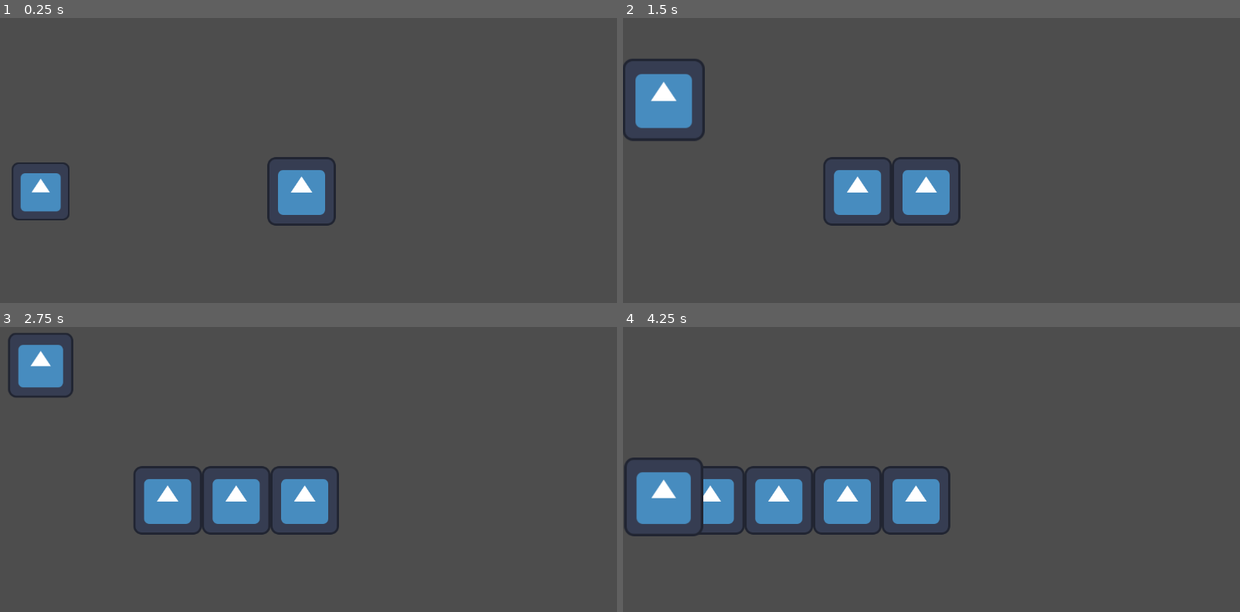
Above: before the commit, frames 1-4 (two rows, left to right).
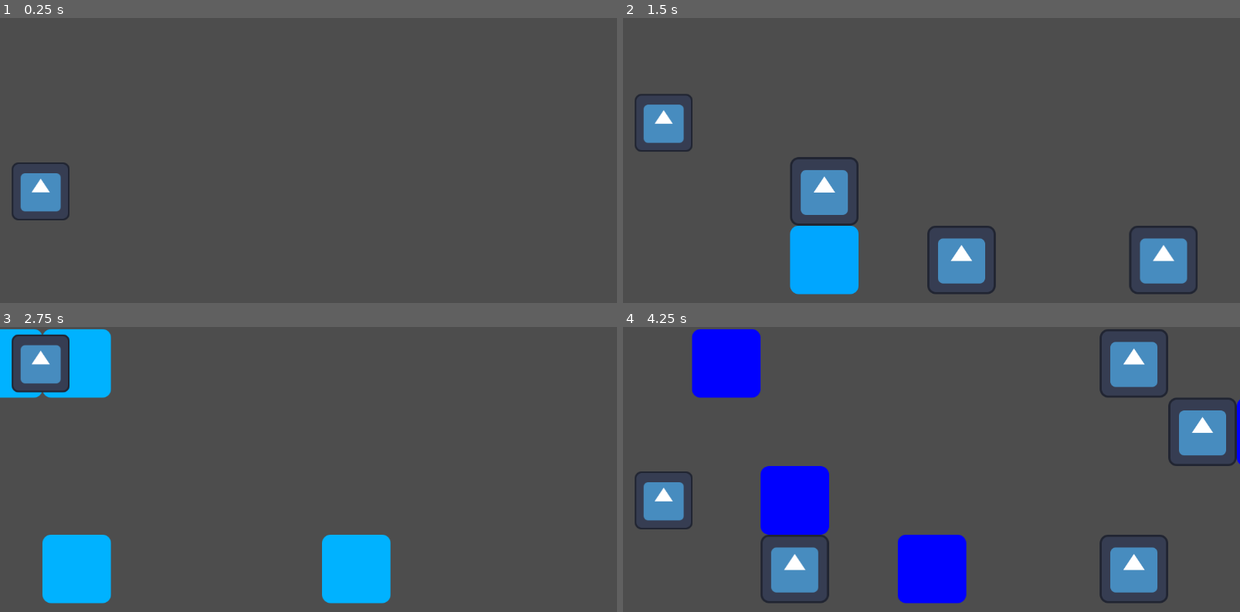
Above: after the commit, the same moments.

Repository: Shuisho10/Flee-3
Game: Godot game, scene res://res/scenes/core/ingame.tscn
Same seed, same stepped clock (60 frames per second), same inputs: the game is played once before the commit and once after it. Before the commit the project starts from res://res/scenes/ingame.tscn. The engine's default icon, where the game draws it, is replaced by a stand-in: a white triangle on a blue panel in a dark square.
Inputs:
- Up to frame 1 (0.25 s): no input
- Up to frame 2 (1.5 s): hold W (button_up) 0.53-1.28 s; hold Space (button_jump) 0.53-1.28 s; hold S (button_down) from 1.28 s (still down); tap Space (button_jump) at 1.35 s
- Up to frame 3 (2.75 s): tap Space (button_jump) at 1.52, 1.82 s; release S (button_down) at 2.03 s; hold W (button_up) from 2.03 s (still down); hold Space (button_jump) from 2.03 s (still down)
- Up to frame 4 (4.25 s): release Space (button_jump) at 2.78 s; tap Space (button_jump) at 2.85, 3.02, 3.32 s; release W (button_up) at 3.53 s; hold S (button_down) from 3.53 s (still down); hold Space (button_jump) from 3.53 s (still down)

The runs differ from the first frame. In frame 1, 1.5% of the frame differs, in the area x 43-55%, y 48-73%; in frame 2, 12%; in frame 3, 13%; in frame 4, 20%, in the area x 0-100%, y 0-98%.

Commit message:
Added random chunk

Diff:
--- a/project.godot
+++ b/project.godot
@@ -11,9 +11,13 @@
 [application]
 
 config/name="Flee-3"
-run/main_scene="res://res/scenes/ingame.tscn"
+run/main_scene="res://res/scenes/core/ingame.tscn"
 config/features=PackedStringArray("4.2", "GL Compatibility")
 config/icon="res://icon.svg"
+
+[editor]
+
+movie_writer/fps=120
 
 [input]
 
--- /dev/null
+++ b/res/scenes/core/generic_chunk.tscn
@@ -0,0 +1,9 @@
+[gd_scene load_steps=2 format=3 uid="uid://bs75638i8e0ie"]
+
+[ext_resource type="Script" path="res://src/obsctacles/random_chunk.gd" id="1_c14ci"]
+
+[node name="Random Chunk" type="Node2D"]
+script = ExtResource("1_c14ci")
+
+[node name="VisibilityNotifier" type="VisibleOnScreenNotifier2D" parent="."]
+unique_name_in_owner = true
--- /dev/null
+++ b/res/scenes/core/ingame.tscn
@@ -0,0 +1,18 @@
+[gd_scene load_steps=3 format=3 uid="uid://d2jk0phonhmf4"]
+
+[ext_resource type="PackedScene" uid="uid://d3w2kddmqhhql" path="res://res/scenes/core/player.tscn" id="1_700s5"]
+[ext_resource type="Script" path="res://src/core/Scroller.gd" id="2_m3l23"]
+
+[node name="Ingame" type="Node2D"]
+
+[node name="Player" parent="." node_paths=PackedStringArray("current_scene") instance=ExtResource("1_700s5")]
+z_index = 1
+position = Vector2(-500, 0)
+current_scene = NodePath("../Escena")
+jumping = false
+
+[node name="Main" type="Camera2D" parent="."]
+
+[node name="Escena" type="Node2D" parent="."]
+script = ExtResource("2_m3l23")
+speed = 1000.0
--- a/res/scenes/player.tscn
+++ b/res/scenes/core/player.tscn
@@ -17,6 +17,18 @@
 "update": 0,
 "values": [Vector2(0.85, 0.85), Vector2(1.285, 1.285), Vector2(0.85, 0.85)]
 }
+tracks/1/type = "value"
+tracks/1/imported = false
+tracks/1/enabled = true
+tracks/1/path = NodePath(".:jumping")
+tracks/1/interp = 1
+tracks/1/loop_wrap = true
+tracks/1/keys = {
+"times": PackedFloat32Array(0, 1),
+"transitions": PackedFloat32Array(1, 1),
+"update": 1,
+"values": [true, false]
+}
 
 [sub_resource type="AnimationLibrary" id="AnimationLibrary_v53hp"]
 _data = {
@@ -27,6 +39,7 @@
 scale = Vector2(0.85, 0.85)
 texture = ExtResource("1_4t0if")
 script = ExtResource("2_ammic")
+jumping = true
 
 [node name="AnimationPlayer" type="AnimationPlayer" parent="."]
 unique_name_in_owner = true
--- /dev/null
+++ b/res/scenes/core/pregen_chunk.tscn
@@ -0,0 +1,25 @@
+[gd_scene load_steps=3 format=3 uid="uid://ddenmgo1353cl"]
+
+[ext_resource type="Script" path="res://src/obsctacles/pregen_chunk.gd" id="1_f7xeh"]
+[ext_resource type="PackedScene" uid="uid://br1t8t37qtphs" path="res://res/scenes/obstacles/normal_obstacle.tscn" id="2_qxgcr"]
+
+[node name="Chunk" type="Node2D"]
+script = ExtResource("1_f7xeh")
+chunk_size = Vector2i(2, 2)
+
+[node name="VisibilityNotifier" type="VisibleOnScreenNotifier2D" parent="."]
+unique_name_in_owner = true
+
+[node name="Obstacles" type="Node2D" parent="."]
+unique_name_in_owner = true
+
+[node name="Normal Obstacle" parent="Obstacles" instance=ExtResource("2_qxgcr")]
+
+[node name="Normal Obstacle2" parent="Obstacles" instance=ExtResource("2_qxgcr")]
+position = Vector2(128, 0)
+
+[node name="Normal Obstacle3" parent="Obstacles" instance=ExtResource("2_qxgcr")]
+position = Vector2(0, 128)
+
+[connection signal="screen_entered" from="VisibilityNotifier" to="." method="_on_visibility_notifier_screen_entered"]
+[connection signal="screen_exited" from="VisibilityNotifier" to="." method="_on_visibility_notifier_screen_exited"]
--- /dev/null
+++ b/res/scenes/core/random_chunk.tscn
@@ -0,0 +1,24 @@
+[gd_scene load_steps=5 format=3 uid="uid://b7654xhryk48k"]
+
+[ext_resource type="Script" path="res://src/obsctacles/random_chunk.gd" id="1_vjllu"]
+[ext_resource type="PackedScene" uid="uid://br1t8t37qtphs" path="res://res/scenes/obstacles/normal_obstacle.tscn" id="2_yejtr"]
+[ext_resource type="Shader" path="res://res/scenes/core/test.gdshader" id="3_yo3ak"]
+
+[sub_resource type="ShaderMaterial" id="ShaderMaterial_s3bep"]
+shader = ExtResource("3_yo3ak")
+
+[node name="Random Chunk" type="Node2D"]
+script = ExtResource("1_vjllu")
+
+[node name="VisibilityNotifier" type="VisibleOnScreenNotifier2D" parent="."]
+unique_name_in_owner = true
+
+[node name="Obstacles" type="Node2D" parent="."]
+unique_name_in_owner = true
+visible = false
+
+[node name="Normal Obstacle" parent="Obstacles" instance=ExtResource("2_yejtr")]
+
+[node name="Normal Obstacle3" parent="Obstacles" instance=ExtResource("2_yejtr")]
+material = SubResource("ShaderMaterial_s3bep")
+position = Vector2(0, 128)
--- /dev/null
+++ b/res/scenes/core/test.gdshader
@@ -0,0 +1,14 @@
+shader_type canvas_item;
+
+void vertex() {
+	// Called for every vertex the material is visible on.
+}
+
+void fragment() {
+	COLOR = vec4(0,sin(TIME*10.),1,COLOR.a);
+}
+
+//void light() {
+	// Called for every pixel for every light affecting the CanvasItem.
+	// Uncomment to replace the default light processing function with this one.
+//}
--- a/res/scenes/ingame.tscn
+++ /dev/null
@@ -1,22 +0,0 @@
-[gd_scene load_steps=4 format=3 uid="uid://d2jk0phonhmf4"]
-
-[ext_resource type="PackedScene" uid="uid://d3w2kddmqhhql" path="res://res/scenes/player.tscn" id="1_6qvhn"]
-[ext_resource type="Texture2D" uid="uid://cu05je6tanfsq" path="res://icon.svg" id="1_lwqxw"]
-[ext_resource type="Script" path="res://src/core/Scroller.gd" id="3_mjgfi"]
-
-[node name="Ingame" type="Node2D"]
-
-[node name="Player" parent="." node_paths=PackedStringArray("current_scene") instance=ExtResource("1_6qvhn")]
-z_index = 1
-position = Vector2(-500, 0)
-current_scene = NodePath("../Escena")
-
-[node name="Main" type="Camera2D" parent="."]
-
-[node name="Escena" type="Node2D" parent="."]
-script = ExtResource("3_mjgfi")
-example = ExtResource("1_lwqxw")
-
-[node name="obstacle" type="Sprite2D" parent="Escena"]
-position = Vector2(12, 0)
-texture = ExtResource("1_lwqxw")
--- /dev/null
+++ b/res/scenes/obstacles/normal_obstacle.tscn
@@ -0,0 +1,15 @@
+[gd_scene load_steps=3 format=3 uid="uid://br1t8t37qtphs"]
+
+[ext_resource type="Texture2D" uid="uid://cu05je6tanfsq" path="res://icon.svg" id="1_hkf42"]
+
+[sub_resource type="RectangleShape2D" id="RectangleShape2D_ymqmk"]
+size = Vector2(110, 110)
+
+[node name="Normal Obstacle" type="Sprite2D"]
+texture = ExtResource("1_hkf42")
+
+[node name="StaticBody2D" type="StaticBody2D" parent="."]
+
+[node name="CollisionShape2D" type="CollisionShape2D" parent="StaticBody2D"]
+position = Vector2(0.5, 0)
+shape = SubResource("RectangleShape2D_ymqmk")
--- a/src/core/Player.gd
+++ b/src/core/Player.gd
@@ -4,13 +4,13 @@
 
 var lane: int = 0
 var locked_movement: bool = false
-var jumping: bool = false
+@export var jumping: bool = false
 @onready var _anim :AnimationPlayer= %AnimationPlayer
 
 #Move player to lane
 func _process(delta):
 	position.y = lerpf(position.y,lane * current_scene.obs_size.y, delta * (current_scene.speed/20))
-	if Input.is_action_pressed("button_jump") and _anim.current_animation=="":
+	if Input.is_action_pressed("button_jump") and not jumping:
 		jump()
 
 
@@ -19,8 +19,6 @@
 		move_up()
 	if Input.is_action_just_pressed("button_up"):
 		move_down()
-
-
 
 func jump():
 	_anim.play("jump",1,1/(current_scene.time_per_obsticle()*2))
--- a/src/core/Scroller.gd
+++ b/src/core/Scroller.gd
@@ -3,26 +3,34 @@
 signal next_obstacle
 
 var scrolled: float = 0
-var speed: float = 100
+@export var speed: float = 100
 var lane_size:int = 2
 var obs_count:int = 0
 var obs_size: Vector2 = Vector2(128,128)
-@export var example: Texture2D
+var chunk_spawn_distance = 650
+var rng: RandomNumberGenerator
+var wait: int =0
+@onready var example := preload("res://res/scenes/core/random_chunk.tscn")
+
+func _init():
+	rng = RandomNumberGenerator.new()
+	Engine.max_fps = 120
 
 func _process(delta):
-	scrolled += delta
-	if obs_count<floor((scrolled*speed)/obs_size.x):
-		obs_count = int((scrolled*speed)/obs_size.x)
+	scrolled += delta*speed
+	if obs_count<floor((scrolled)/obs_size.x):
+		obs_count = int((scrolled)/obs_size.x)
 		emit_signal("next_obstacle")
 		print("signal emitted [", obs_count,"]")
 		_spawn()
-	position.x = -scrolled*speed
 
 func _spawn():
-	var sprite2d := Sprite2D.new() # Create a new Sprite2D.
-	sprite2d.texture = example
-	sprite2d.global_position = Vector2(12+obs_size.x*obs_count,0)
-	add_child(sprite2d)
+	wait=int(fmod(wait+1,5))
+	if wait==0:
+		var a := example.instantiate()
+		a.position = Vector2(chunk_spawn_distance,0)
+		a.setup(self)
+		add_child(a)
 
 func time_per_obsticle():
 	return obs_size.x/speed
--- /dev/null
+++ b/src/obsctacles/pregen_chunk.gd
@@ -0,0 +1,34 @@
+extends Node2D
+class_name PregenChunk
+
+@export var _can_flip_x := true
+@export var _can_flip_y := true
+@export var chunk_size := Vector2i(1,1)
+var current_scene: Scroller
+var entered_screen := false
+
+func setup(scene):
+	current_scene=scene
+	var vis_notif : VisibleOnScreenNotifier2D = %VisibilityNotifier
+	vis_notif.scale = Vector2(chunk_size)*2+Vector2(1,1)
+	vis_notif.position.x = chunk_size.x * scene.obs_size.x/2
+	if _can_flip_x and current_scene.rng.randi_range(0,1) == 1:
+		for child in %Obstacles.get_children():
+			child.position.x=-child.position.x
+			print("flipped x")
+	if _can_flip_y and current_scene.rng.randi_range(0,1) == 1:
+		for child in %Obstacles.get_children():
+			child.position.y=-child.position.y
+			print("flipped y")
+
+
+func _process(delta):
+	position.x-=delta*current_scene.speed
+
+func _on_visibility_notifier_screen_entered():
+	entered_screen = true
+
+
+func _on_visibility_notifier_screen_exited():
+	if entered_screen:
+		queue_free()
--- /dev/null
+++ b/src/obsctacles/random_chunk.gd
@@ -0,0 +1,38 @@
+extends Node2D
+class_name RandomChunk
+
+@export var chunk_length :int = 5
+var current_scene: Scroller
+var entered_screen := false
+
+@export_range(0.,1.) var frequency : float = 0.2
+
+func setup(scene: Scroller):
+	current_scene=scene
+	var vis_notif : VisibleOnScreenNotifier2D = %VisibilityNotifier
+	vis_notif.scale = Vector2(chunk_length,5)*2+Vector2(1,1)
+	vis_notif.position.x = chunk_length * scene.obs_size.x/2
+	var obs_var :Node2D = %Obstacles
+
+	if obs_var.get_child_count()>0:
+		for i in range(chunk_length-1):
+			for j in range(4):
+				if scene.rng.randf() < frequency:
+					_spawn(scene.rng.randi_range(0,obs_var.get_child_count()-1),Vector2(i,j))
+
+
+func _spawn(child_index,grid_pos):
+	var obs_var :Node2D = %Obstacles
+	var new_obs :Node2D= obs_var.get_child(child_index).duplicate()
+	new_obs.position = Vector2(current_scene.obs_size.x*grid_pos.x, current_scene.obs_size.y*(grid_pos.y-2))
+	add_child(new_obs)
+
+func _process(delta):
+	position.x-=delta*current_scene.speed
+
+func _on_visibility_notifier_screen_entered():
+	entered_screen = true
+
+func _on_visibility_notifier_screen_exited():
+	if entered_screen:
+		queue_free()
Not shown, changed: res/ideas.txt
Not shown, added: res/scenes/ing1918.tmp
